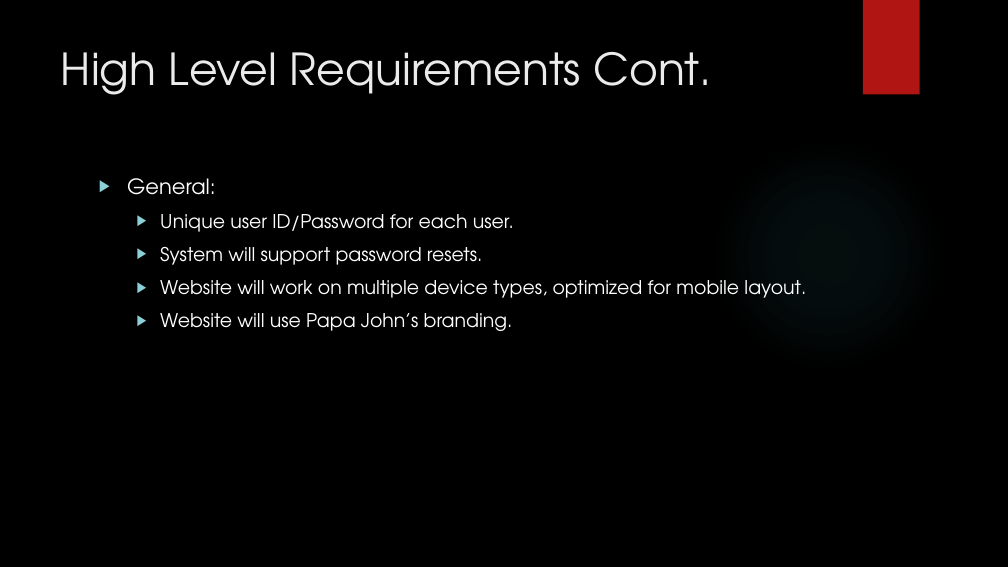
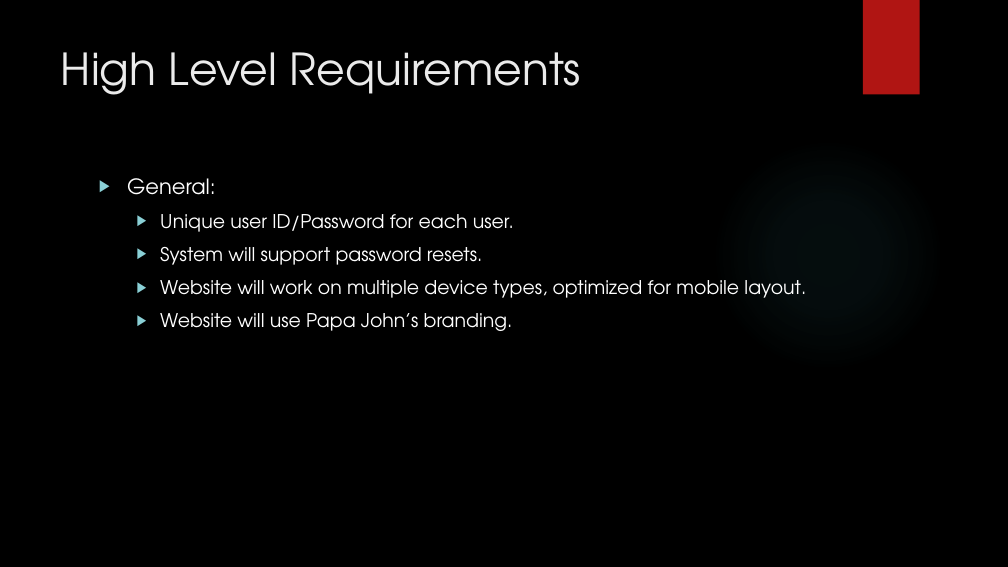
Before and after one commit to Aespeers/Level6_DMC, a slide deck: slide 4 of Documents/Papa John’s Rota System.pptx (slide 6 before the commit). Drawn at 1008x567 pixels with LibreOffice and Linux fonts; fonts in the diff are those of the drawing; background and template pictures are left out. Boxes give left, top, right and bottom in pixels: in the first picture for what was removed or moved away, otherwise in the second. Text is boxed around its words. In the diff, an @@ line names an element or a change of style, - is before the commit and + after.

```diff
--- a/Documents/Papa John’s Rota System.pptx
+++ b/Documents/Papa John’s Rota System.pptx
@@ title at box(61, 52, 581, 95): text changed @@
-High Level Requirements Cont.
+High Level Requirements
```
Also in this commit, not shown: 3 other slides changed, 3 slides added.
